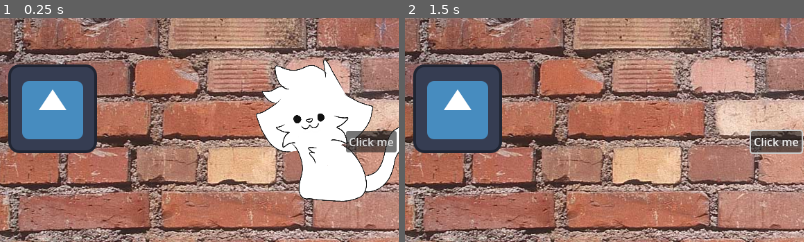
Above: before the commit, frames 1-2 (left to right).
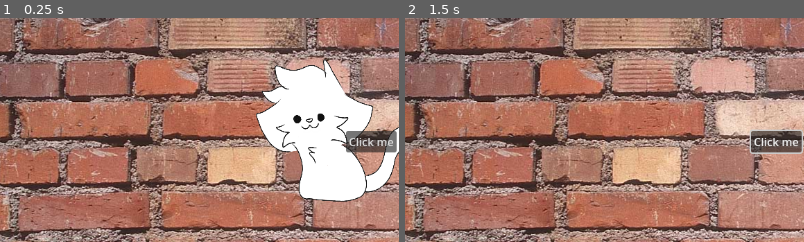
Above: after the commit, the same moments.

Repository: rydens/appalhack2024
Game: Godot game, scene res://scripts/player_area.tscn
The game is run twice, just before and just after one commit, with the same random seed, the same clock (stepped at 60 frames per second) and the same inputs. This scene is started directly instead of the project's main scene.
Inputs (mouse positions are % of the whole screen's width and height, from its top left):
- Up to frame 1 (0.25 s): no input
- Up to frame 2 (1.5 s): click "Click me" at 0.5 s; tap Enter at 1.25 s; move the mouse to (72, 45) at 1.27 s; hold Right (ui_right) from 1.28 s (still down); click (72, 45) at 1.42 s
The pictures show only the part of the screen within x 5-55%, y 0-50%; the shares and areas given below are measured in that part.

The runs differ from the first frame. In frame 1, 8.7% of the frame differs, in the area x 2-25%, y 20-61%; in frame 2, 8.7%.
Error in both runs: Invalid access to property or key 'location_list' on a base object of type 'Node2D'. (res://CharacterAreaScene.gd:19)

Commit message:
edited _move_time_forward() in player_area

Diff:
--- a/scripts/player_area.gd
+++ b/scripts/player_area.gd
@@ -25,7 +25,6 @@
 	#location_list["Swanson"] = "Swanson's office"
 	#location_list["Poki"] = scene_list["c"]
 
-
 # Called every frame. 'delta' is the elapsed time since the previous frame.
 func _process(delta):
 	pass
@@ -41,8 +40,19 @@
 			_do_nothing()
 
 func _move_time_forward():
-
+	for character in travel_positions.keys:
+		travel_positions[character] = \
+			(travel_positions[character] + 1) % travels[character].length
+	_update_locations()
+	var win = _check_win()
+	var loss = _check_loss()
 	pass
 
 func _do_nothing():
 	pass
+
+func _check_win():
+	pass
+
+func _check_loss():
+	pass
Not shown: 1 places in scripts/character_area_scene.tscn that only renumber resources
